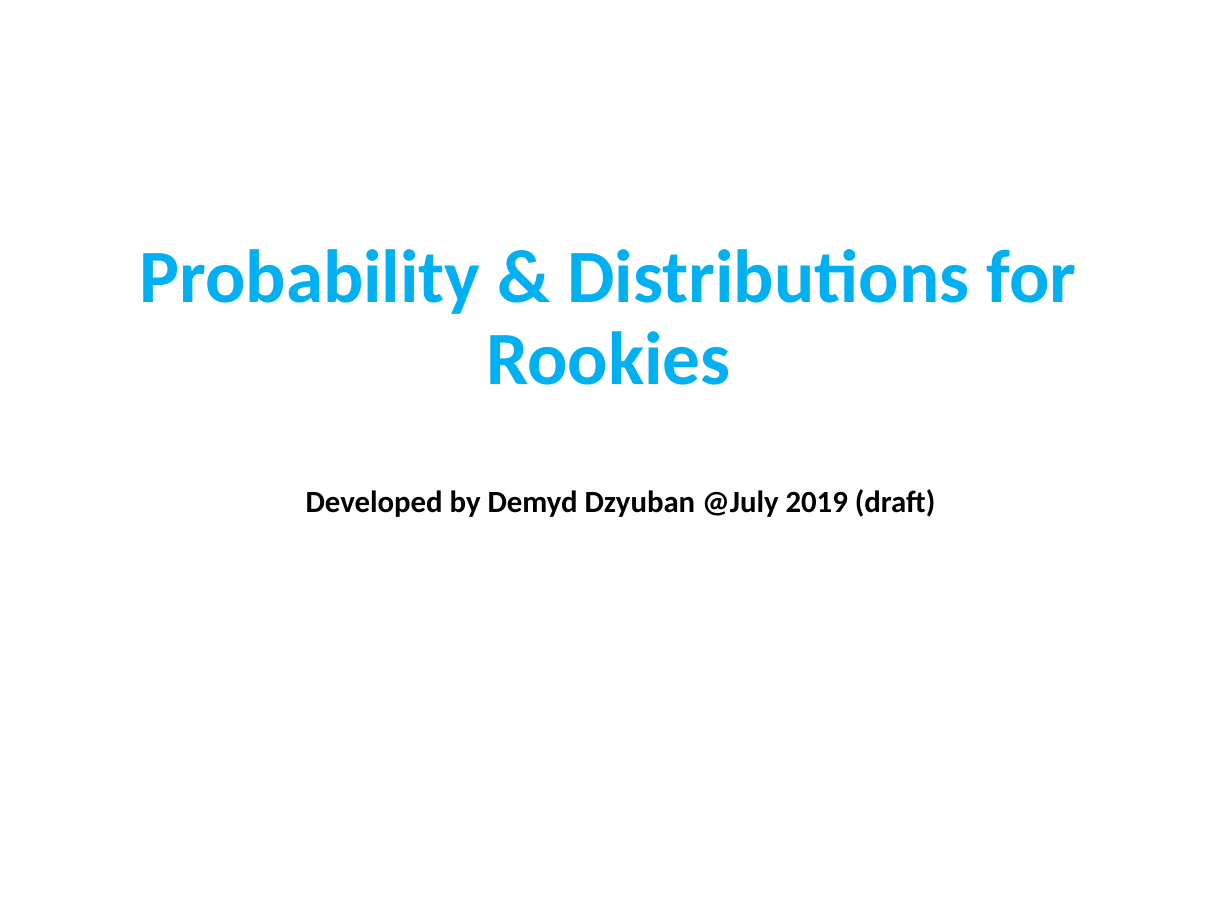
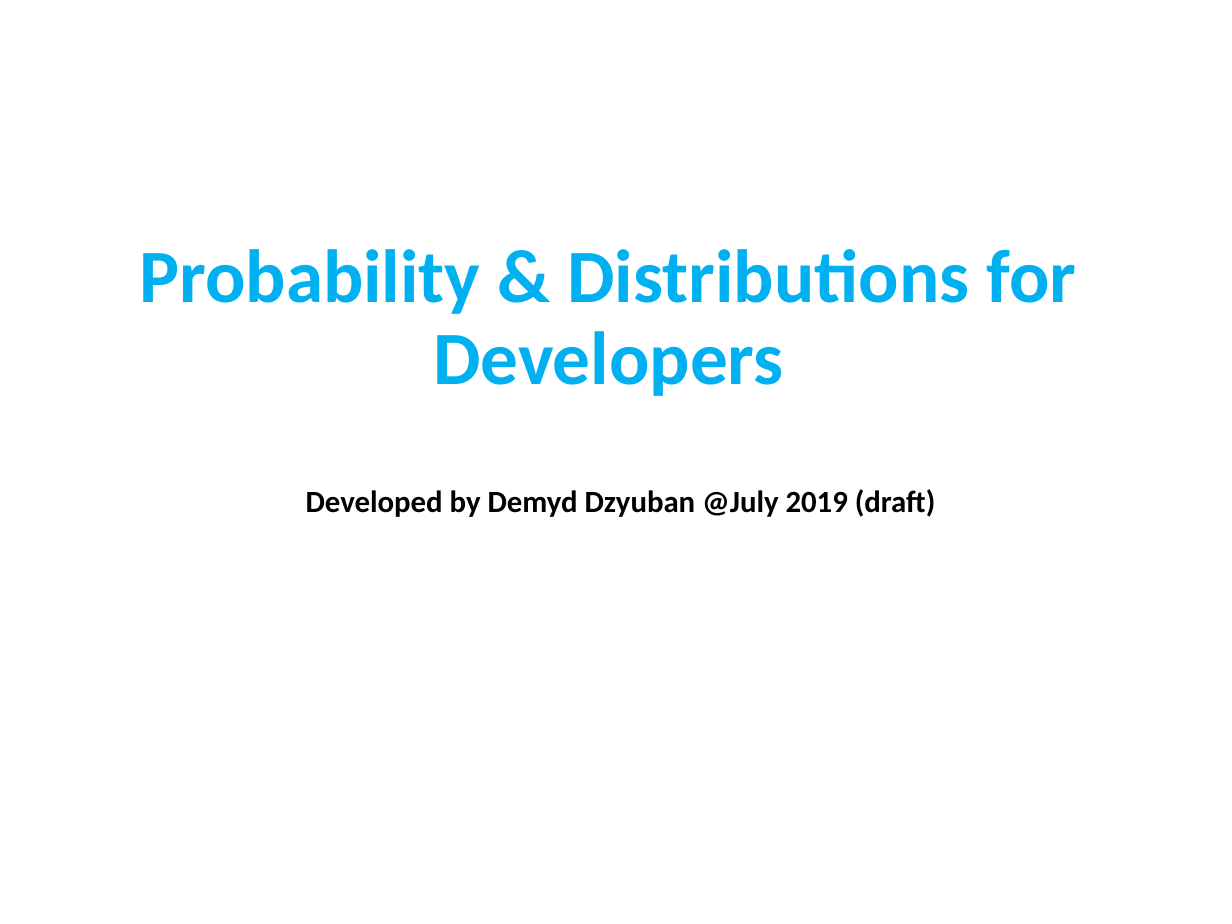
Before and after one commit to demydd/Basic-Machine-Learning-Course-for-Developers, a slide deck: slide 1 of Distributions.pptx. Drawn at 1232x924 pixels with LibreOffice and Linux fonts; fonts in the diff are those of the drawing. Boxes give left, top, right and bottom in pixels: in the first picture for what was removed or moved away, otherwise in the second. Text is boxed around its words. In the diff, an @@ line names an element or a change of style, - is before the commit and + after.

```diff
--- a/Distributions.pptx
+++ b/Distributions.pptx
@@ title at bbox=[139, 249, 1076, 396]: text changed @@
-Probability & Distributions for Rookies
+Probability & Distributions for Developers
```
Also in this commit, not shown: 1 other file.
